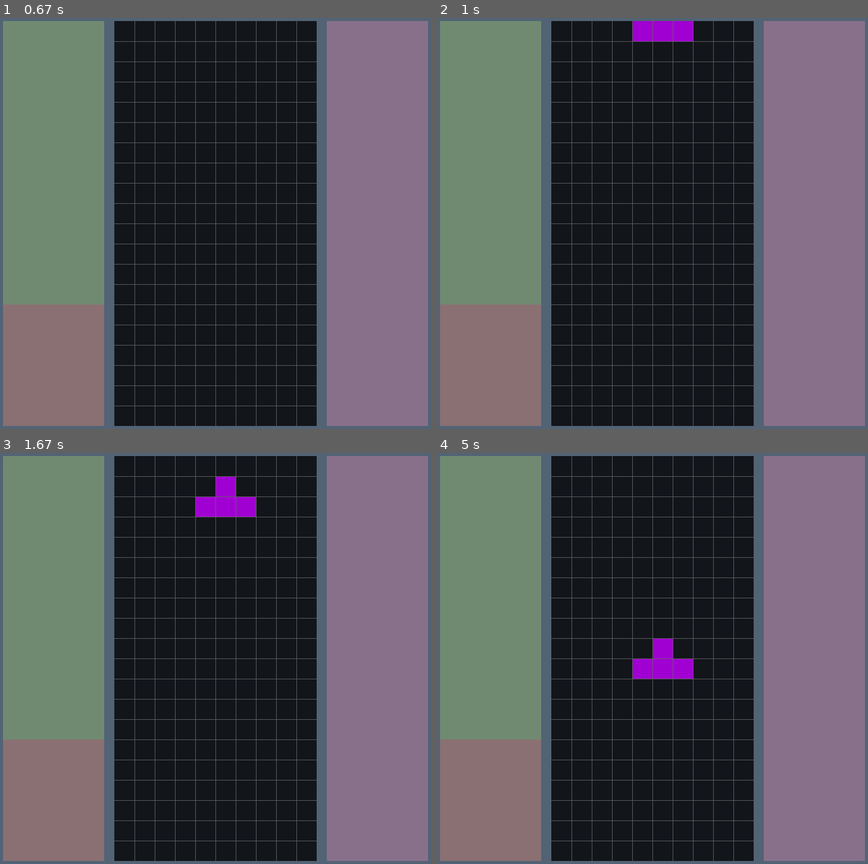
Above: before the commit, frames 1-4 (two rows, left to right).
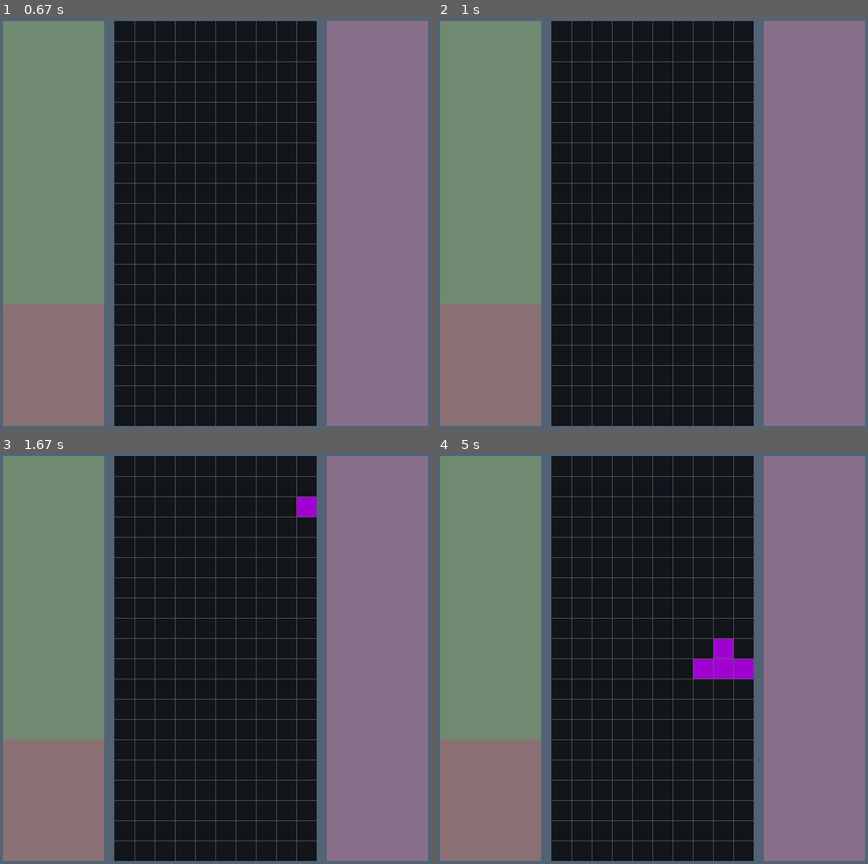
Above: after the commit, the same moments.

Repository: matiasmasjuan/Tetris-Pygame
Game: pygame game, started from main.py
Two runs of this game, one before a commit and one after it. Both use one fixed random seed, a clock stepped at 60 frames per second and the inputs below.
Inputs:
- Up to frame 1 (0.67 s): hold Right from 0.33 s (still down)
- Up to frame 2 (1 s): release Right at 0.8 s; hold Right from 0.83 s (still down)
- Up to frame 3 (1.67 s): release Right at 1.3 s; hold Left from 1.33 s (still down)
- Up to frame 4 (5 s): release Left at 1.87 s; hold Left 1.9-2.3 s; hold Right 2.33-2.97 s; hold Left 3-3.47 s; hold Right 3.5-3.97 s; hold Right 4-4.47 s; hold Left from 4.5 s (still down)

Frame 1 is identical in both runs. In frame 2, 0.7% of the frame differs, in the area x 45-60%, y 0-6%; in frame 3, 1.1%; in frame 4, 1.8%, in the area x 45-74%, y 45-55%.

Commit message:
:left_right_arrow: Horizontal Tetromino movement with user Input

Diff:
--- a/block.py
+++ b/block.py
@@ -13,5 +13,8 @@
     def move_down(self) -> None:
         self.pos.y += 1
 
+    def move_horizontal(self, x: int) -> None:
+        self.pos.x += x
+
     def update(self) -> None:
         self.rect.topleft = self.pos * CELL_SIZE
--- a/game.py
+++ b/game.py
@@ -12,7 +12,8 @@
         self.tetromino = Tetronimo('T', self.sprites)
 
         self.timers = {
-            'VERTICAL_MOVE' : Timer(400, True, self.move_down)
+            'VERTICAL_MOVE' : Timer(SPEED, True, self.move_down),
+            'HORIZONTAL_MOVE': Timer(HORIZONTAL_MOVE_WAIT_TIME)
         }
         self.timers['VERTICAL_MOVE'].activate()
 
@@ -29,6 +30,18 @@
             pygame.draw.line(self.surface, COLORS['GAME_LINE_COLOR'],
                             start_pos=(j, i), end_pos=(self.surface.get_width(), i), width=1)
 
+    def input(self) -> None:
+        keys = pygame.key.get_pressed()
+
+        if not self.timers['HORIZONTAL_MOVE'].active:
+            if keys[pygame.K_LEFT]:
+                self.tetromino.move_horizontal(-1)
+                self.timers['HORIZONTAL_MOVE'].activate()
+
+            elif keys[pygame.K_RIGHT]:
+                self.tetromino.move_horizontal(1)
+                self.timers['HORIZONTAL_MOVE'].activate()
+
     def move_down(self) -> None:
         self.tetromino.move_down()
 
@@ -37,6 +50,7 @@
             timer.update()
 
     def run(self) -> None:
+        self.input()
         self.update_timer()
         self.sprites.update()
 
--- a/parameters.py
+++ b/parameters.py
@@ -18,6 +18,8 @@
 WINDOW_HEIGHT = GAME_HEIGHT + WINDOW_PADDING * 2
 
 BLOCK_OFFSET_POSITION = pygame.Vector2(COLUMNS // 2, -1)
+HORIZONTAL_MOVE_WAIT_TIME = 100
+SPEED = 400
 
 COLORS = {
     'WINDOW_BACKGROUND': '#526375',
--- a/tetromino.py
+++ b/tetromino.py
@@ -10,3 +10,7 @@
     def move_down(self) -> None:
         for block in self.blocks:
             block.move_down()
+
+    def move_horizontal(self, x: int) -> None:
+        for block in self.blocks:
+            block.move_horizontal(x)
